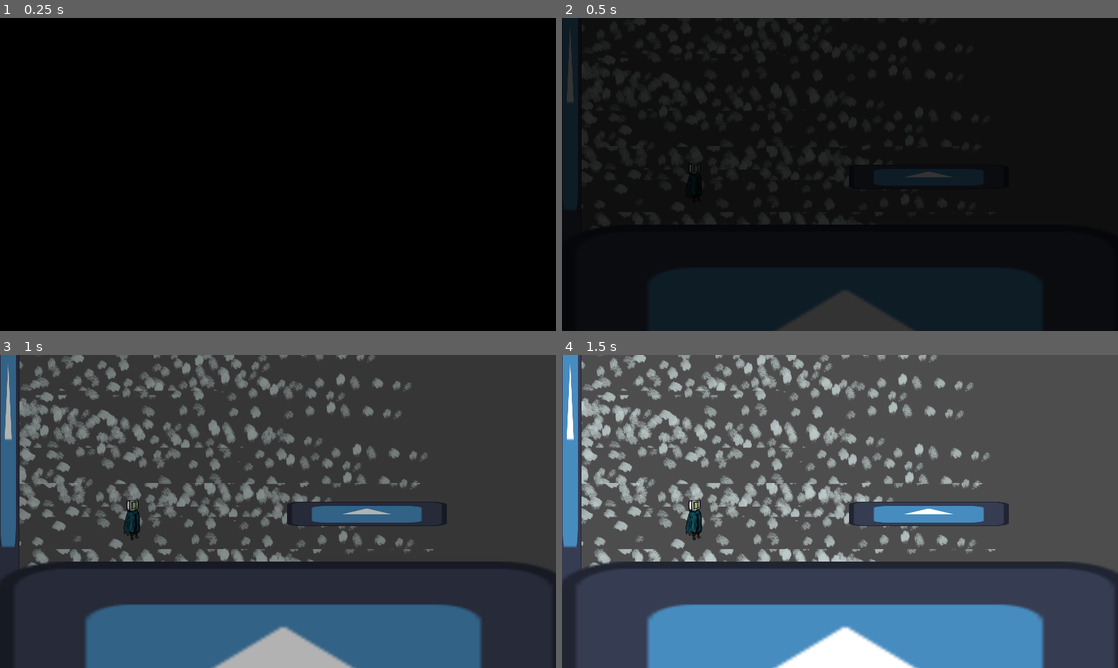
Above: before the commit, frames 1-4 (two rows, left to right).
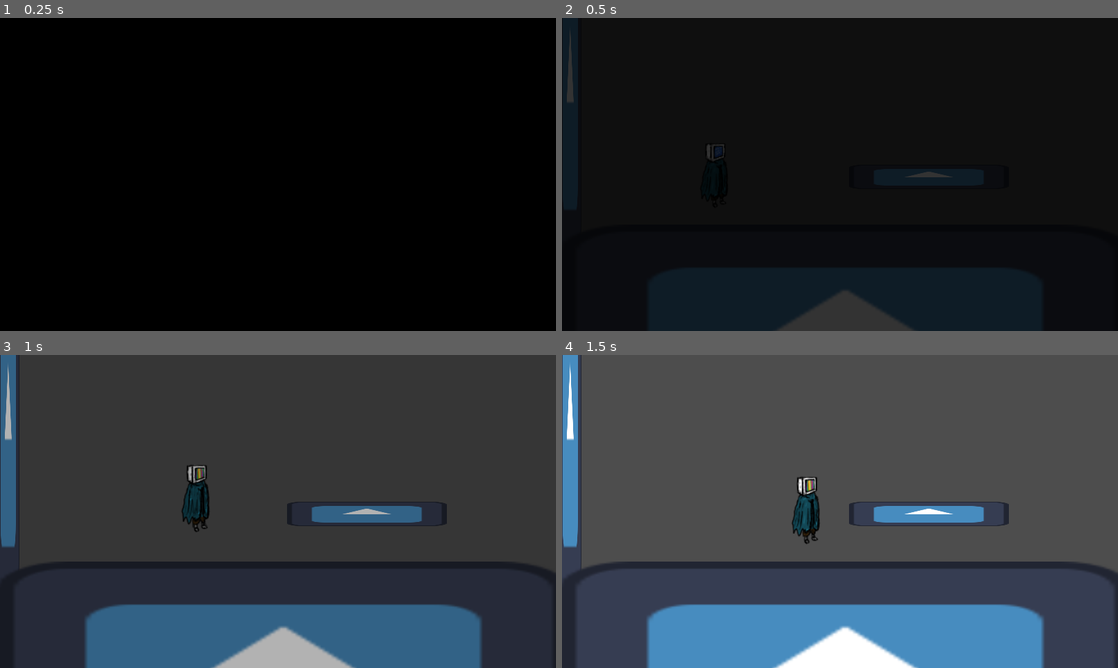
Above: after the commit, the same moments.

Repository: rainy-day-game/Project-Freeze
Game: Godot game, scene res://Logo Intro/intro.tscn
Two runs of this game, one before a commit and one after it. Both use one fixed random seed, a clock stepped at 60 frames per second and the inputs below. The engine's default icon, where the game draws it, is replaced by a stand-in: a white triangle on a blue panel in a dark square. Video files are missing from this copy of the repository; at most half a second of black plays in their place.
Inputs:
- Up to frame 1 (0.25 s): no input
- Up to frame 2 (0.5 s): no input
- Up to frame 3 (1 s): tap Enter (ui_accept) at 0.5, 0.77 s; hold Right (ui_right) from 0.53 s (still down)
- Up to frame 4 (1.5 s): keep holding Right (ui_right)

Frame 1 is identical in both runs. In frame 2, 0.3% of the frame differs, in the area x 3-55%, y 5-66%; in frame 3, 12%; in frame 4, 14%, in the area x 3-78%, y 0-68%.

Commit message:
made snow its own scene, code refactoring

Diff:
--- a/Player.gd
+++ b/Player.gd
@@ -20,20 +20,25 @@
 
 	# Get the input direction and handle the movement/deceleration.
 	# As good practice, you should replace UI actions with custom gameplay actions.
+
 	var direction = Input.get_axis("ui_left", "ui_right")
-	if direction:
-		if (direction > 0):
-			animated_sprite.play("walk right")
-			last_direction = 1
-		elif (direction < 0):
-			animated_sprite.play("walk left")
-			last_direction = -1
+	apply_movement_anim(direction)
+	move_and_slide()
+
+func apply_movement_anim(direction):
+	'''Takes direction moving, and appplies the movement and animation'''
+
+	if (direction > 0): # Moving to the right
+		animated_sprite.play("walk right")
+		last_direction = 1
 		velocity.x = direction * SPEED
-	else:
+	elif (direction < 0): # Moving to the left
+		animated_sprite.play("walk left")
+		last_direction = -1
+		velocity.x = direction * SPEED
+	else: # Idle
 		velocity.x = move_toward(velocity.x, 0, SPEED)
 		if (last_direction == 1):
 			animated_sprite.play("idle right")
 		else:
 			animated_sprite.play("idle left")
-
-	move_and_slide()
--- a/Player.tscn
+++ b/Player.tscn
@@ -103,7 +103,7 @@
 position = Vector2(43, -43)
 scale = Vector2(1.67188, 1.67188)
 sprite_frames = SubResource("SpriteFrames_yqn7q")
-animation = &"idle right"
+animation = &"jump"
 
 [node name="CollisionShape2D" type="CollisionShape2D" parent="."]
 position = Vector2(44, -52)
--- /dev/null
+++ b/Snow.tscn
@@ -0,0 +1,33 @@
+[gd_scene load_steps=6 format=3 uid="uid://c1de5scj173j1"]
+
+[ext_resource type="Texture2D" uid="uid://j5djthff4as5" path="res://art assets/snow fall effect/Snowfall images/snow fall_0000.png" id="1_kylvu"]
+[ext_resource type="Texture2D" uid="uid://cp2oidclamlpi" path="res://art assets/snow fall effect/Snowfall images/snow fall_0001.png" id="2_eldki"]
+[ext_resource type="Texture2D" uid="uid://ni6kd5hn0o68" path="res://art assets/snow fall effect/Snowfall images/snow fall_0002.png" id="3_pkxj4"]
+[ext_resource type="Texture2D" uid="uid://b34p1m1hrf1lt" path="res://art assets/snow fall effect/Snowfall images/snow fall_0004.png" id="4_w6bcg"]
+
+[sub_resource type="SpriteFrames" id="SpriteFrames_d83cj"]
+animations = [{
+"frames": [{
+"duration": 1.0,
+"texture": ExtResource("1_kylvu")
+}, {
+"duration": 1.0,
+"texture": ExtResource("2_eldki")
+}, {
+"duration": 1.0,
+"texture": ExtResource("3_pkxj4")
+}, {
+"duration": 1.0,
+"texture": ExtResource("4_w6bcg")
+}],
+"loop": true,
+"name": &"snowfall",
+"speed": 5.0
+}]
+
+[node name="Snow" type="AnimatedSprite2D"]
+modulate = Color(1, 1, 1, 0.533333)
+position = Vector2(-2, 0)
+sprite_frames = SubResource("SpriteFrames_d83cj")
+animation = &"snowfall"
+autoplay = "snowfall"
--- /dev/null
+++ b/blur.gdshader
@@ -0,0 +1,8 @@
+shader_type canvas_item;
+
+uniform float blur_amount = 2.0;
+
+void fragment()
+    {
+    COLOR = textureLod(TEXTURE, UV, blur_amount);
+    }
--- a/project.godot
+++ b/project.godot
@@ -12,7 +12,7 @@
 
 config/name="Godot Wild Jam"
 run/main_scene="res://Logo Intro/intro.tscn"
-config/features=PackedStringArray("4.3", "GL Compatibility")
+config/features=PackedStringArray("4.2", "GL Compatibility")
 config/icon="res://icon.svg"
 
 [autoload]
@@ -27,12 +27,12 @@
 
 left={
 "deadzone": 0.5,
-"events": [Object(InputEventKey,"resource_local_to_scene":fa …(171 unchanged characters)… keycode":65,"key_label":0,"unicode":97,"location":0,"echo":false,"script":null)
+"events": [Object(InputEventKey,"resource_local_to_scene":fa …(171 unchanged characters)… keycode":65,"key_label":0,"unicode":97,"echo":false,"script":null)
 ]
 }
 right={
 "deadzone": 0.5,
-"events": [Object(InputEventKey,"resource_local_to_scene":fa …(172 unchanged characters)… eycode":68,"key_label":0,"unicode":100,"location":0,"echo":false,"script":null)
+"events": [Object(InputEventKey,"resource_local_to_scene":fa …(172 unchanged characters)… eycode":68,"key_label":0,"unicode":100,"echo":false,"script":null)
 ]
 }
 
--- a/room_1.tscn
+++ b/room_1.tscn
@@ -1,9 +1,8 @@
-[gd_scene load_steps=12 format=3 uid="uid://dy87mx71j0ikl"]
+[gd_scene load_steps=11 format=3 uid="uid://dy87mx71j0ikl"]
 
 [ext_resource type="Texture2D" uid="uid://yrpmbwkvax6q" path="res://art assets/test area/Back Ground_0000.png" id="1_h8efg"]
-[ext_resource type="Texture2D" uid="uid://dnux871ybw5qv" path="res://art assets/test area/foreground_0000.png" id="2_w2yuy"]
 [ext_resource type="Texture2D" uid="uid://dta7fbeutng8b" path="res://art assets/Command prompt images/blackscreen_0000.png" id="3_svcwv"]
-[ext_resource type="PackedScene" uid="uid://b3rcve8ampq0s" path="res://testanimnode.tscn" id="3_tvr3j"]
+[ext_resource type="PackedScene" uid="uid://b3rcve8ampq0s" path="res://Player.tscn" id="3_tvr3j"]
 [ext_resource type="Texture2D" uid="uid://wm68p5od4q5o" path="res://art assets/Command prompt images/blackscreen_0001.png" id="4_5684x"]
 [ext_resource type="Texture2D" uid="uid://clu4q4hjexgx7" path="res://art assets/Command prompt images/blackscreen_0002.png" id="5_gvtfr"]
 [ext_resource type="Texture2D" uid="uid://csyg1b5sr23gf" path="res://art assets/Command prompt images/blackscreen_0003.png" id="6_m55ub"]
@@ -42,17 +41,6 @@
 
 [node name="Room1" type="Node2D"]
 
-[node name="Sprite2D" type="Sprite2D" parent="."]
-position = Vector2(577.167, 322.5)
-scale = Vector2(0.902865, 0.898611)
-texture = ExtResource("1_h8efg")
-
-[node name="Foreground0000" type="Sprite2D" parent="."]
-z_index = 2
-position = Vector2(725, 283)
-scale = Vector2(1.05556, 1.05556)
-texture = ExtResource("2_w2yuy")
-
 [node name="Camera2D" type="Camera2D" parent="."]
 position = Vector2(577, 325)
 
@@ -71,3 +59,8 @@
 position = Vector2(389, 605)
 scale = Vector2(1, 1.10662)
 polygon = PackedVector2Array(-384, 11.106, -328, 5.68408, -262, 5.68408, 30.0865, 1.94385, 61, -10, 92, -4.2561, 115, 4 …(367 unchanged characters)…
+
+[node name="BackGround0000" type="Sprite2D" parent="."]
+z_index = -2
+position = Vector2(583, 307)
+texture = ExtResource("1_h8efg")
--- a/testanimnode.tscn
+++ b/testanimnode.tscn
@@ -120,12 +120,17 @@
 [node name="Snowfall Effect" type="Node2D" parent="."]
 
 [node name="AnimatedSprite2D" type="AnimatedSprite2D" parent="Snowfall Effect"]
+position = Vector2(-2, 0)
 sprite_frames = SubResource("SpriteFrames_nbnw8")
 animation = &"snowfall"
-frame_progress = 0.256757
+autoplay = "snowfall"
+frame = 1
+frame_progress = 0.688923
 
 [node name="player" type="Node2D" parent="."]
 
 [node name="AnimatedSprite2D" type="AnimatedSprite2D" parent="player"]
 sprite_frames = SubResource("SpriteFrames_yqn7q")
 animation = &"walk right"
+
+[node name="Camera2D" type="Camera2D" parent="."]
Not shown: 1 places in testanimnode.tscn that only renumber resources
